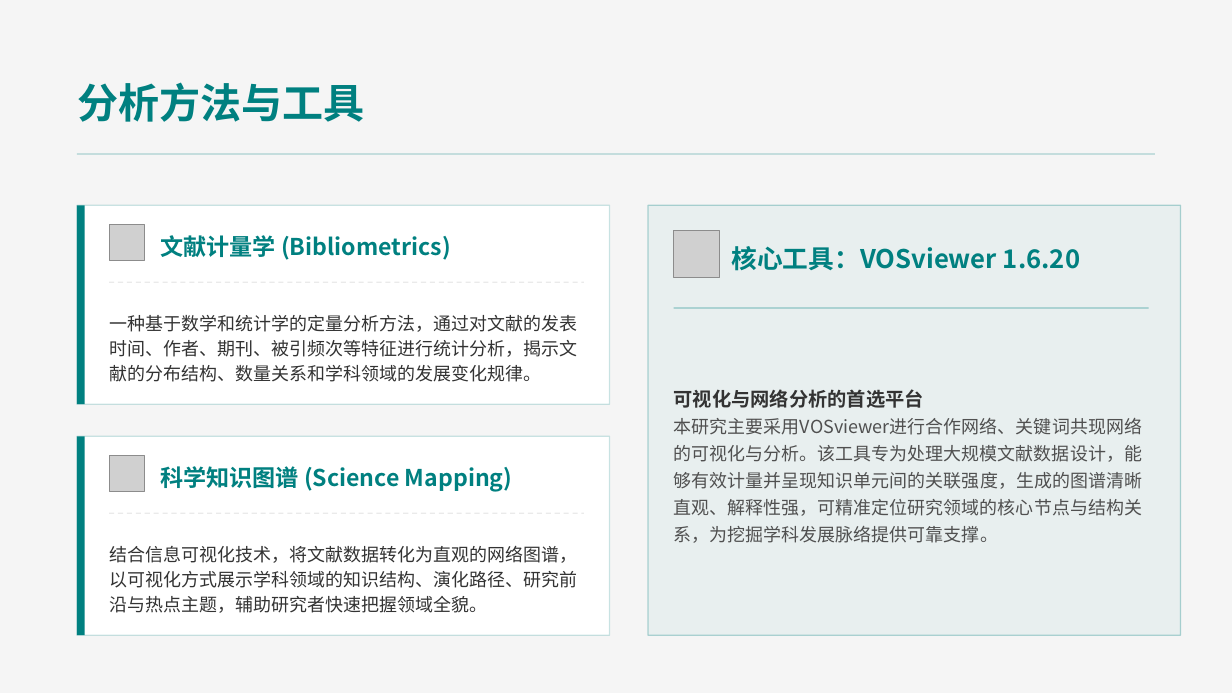
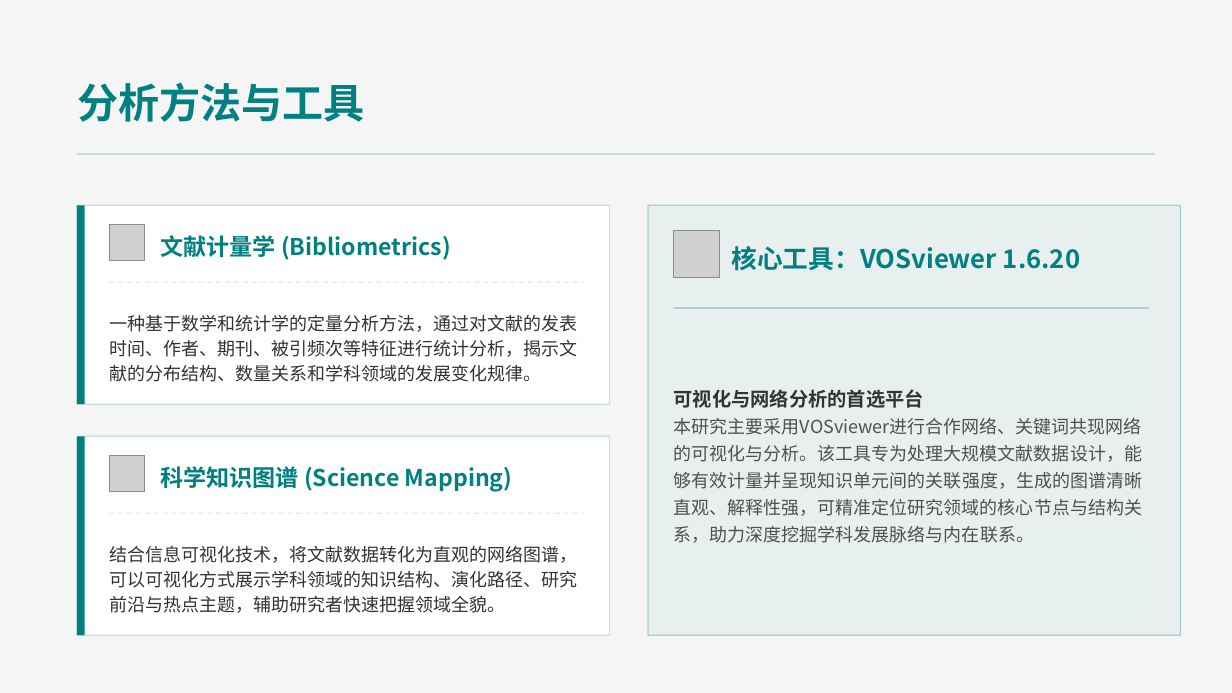
Before and after one commit to xzy11239/bibliometrics-project, a slide deck: slide 6 of presentation/人工智能辅助诊断的文献计量与知识图谱研究.pptx. Drawn at 1232x693 pixels with LibreOffice and Linux fonts; fonts in the diff are those of the drawing; grey boxes stand for pictures. Boxes give left, top, right and bottom in pixels: in the first picture for what was removed or moved away, otherwise in the second. Text is boxed around its words. In the diff, an @@ line names an element or a change of style, - is before the commit and + after.

```diff
--- a/presentation/人工智能辅助诊断的文献计量与知识图谱研究.pptx
+++ b/presentation/人工智能辅助诊断的文献计量与知识图谱研究.pptx
@@ text at [674, 418, 1142, 543]: text changed @@
-本研究主要采用VOSviewer进行合作网络、关键词共现网络的可视化与分析。该工具专为处理大规模文献数据设计，能够有效计量并呈现知识单元间的关联强度，生成的图谱清晰直观、解释性强，可精准定位研究领域的核心节点与结构关系，为挖掘学科发展脉络提供可靠支撑。
+本研究主要采用VOSviewer进行合作网络、关键词共现网络的可视化与分析。该工具专为处理大规模文献数据设计，能够有效计量并呈现知识单元间的关联强度，生成的图谱清晰直观、解释性强，可精准定位研究领域的核心节点与结构关系，助力深度挖掘学科发展脉络与内在联系。
@@ text at [109, 546, 577, 613]: text changed @@
-结合信息可视化技术，将文献数据转化为直观的网络图谱，以可视化方式展示学科领域的知识结构、演化路径、研究前沿与热点主题，辅助研究者快速把握领域全貌。
+结合信息可视化技术，将文献数据转化为直观的网络图谱，可以可视化方式展示学科领域的知识结构、演化路径、研究前沿与热点主题，辅助研究者快速把握领域全貌。
```
Also in this commit, not shown: 11 other slides changed, 4 slides added, 2 slides removed.
